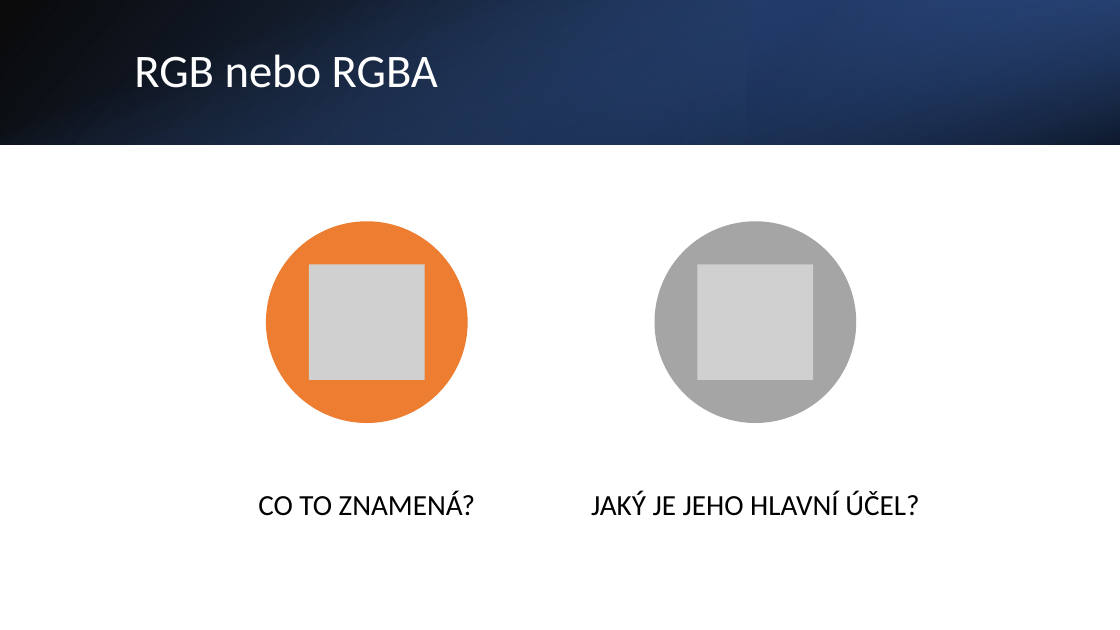
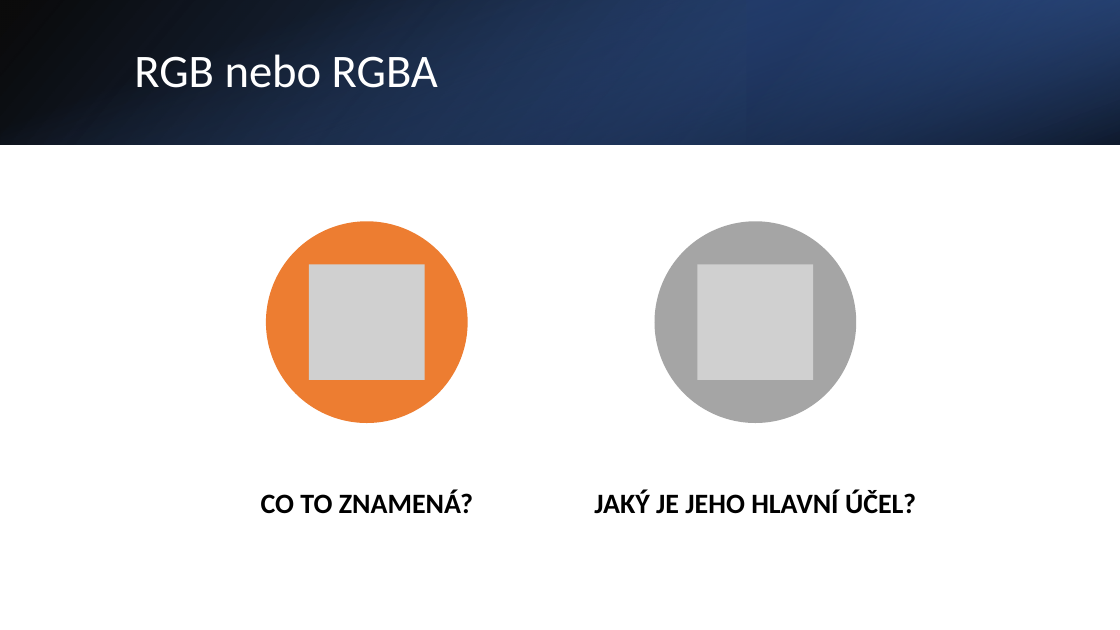
Before and after one commit to ibabayev7/barva, a slide deck: slide 4 of Presentation for IT.pptx. Drawn at 1120x630 pixels with LibreOffice and Linux fonts; fonts in the diff are those of the drawing; grey boxes stand for pictures. Boxes give left, top, right and bottom in pixels: in the first picture for what was removed or moved away, otherwise in the second. Text is boxed around its words. In the diff, an @@ line names an element or a change of style, - is before the commit and + after.

```diff
--- a/Presentation for IT.pptx
+++ b/Presentation for IT.pptx
@@ text "CO TO ZNAMENÁ?" at <box>261,490,473,514</box>: size 25 to 24 pt, bold on @@
@@ text "JAKÝ JE JEHO HLAVNÍ ÚČEL?" at <box>594,490,916,514</box>: size 25 to 24 pt, bold on @@
```
Also in this commit, not shown: 14 other slides changed.
